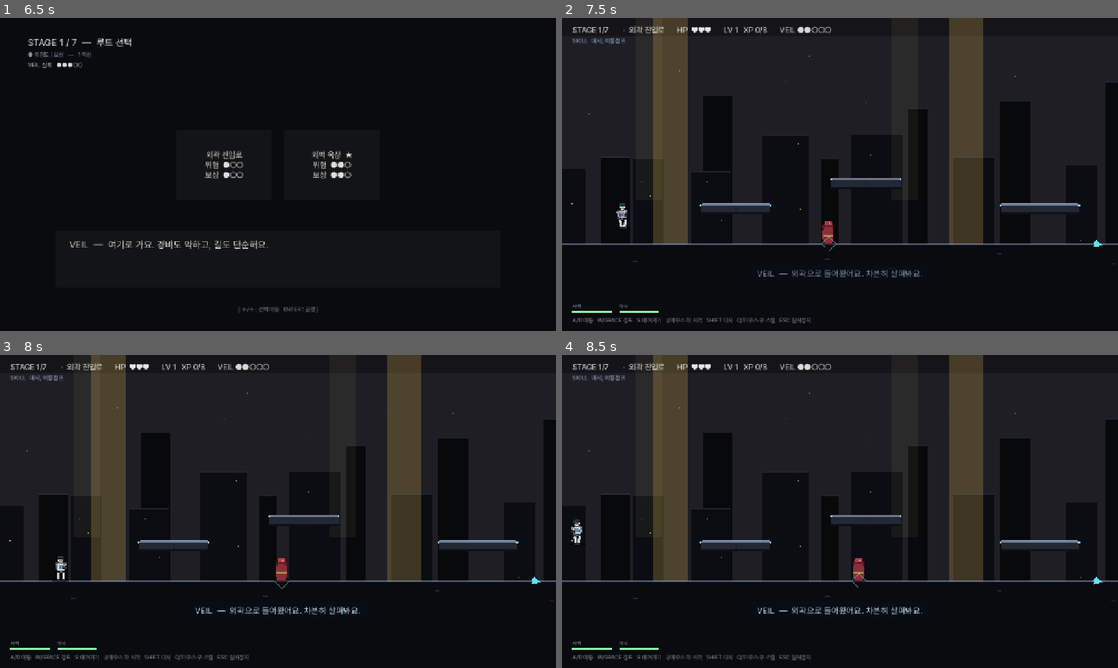
Above: before the commit, frames 1-4 (two rows, left to right).
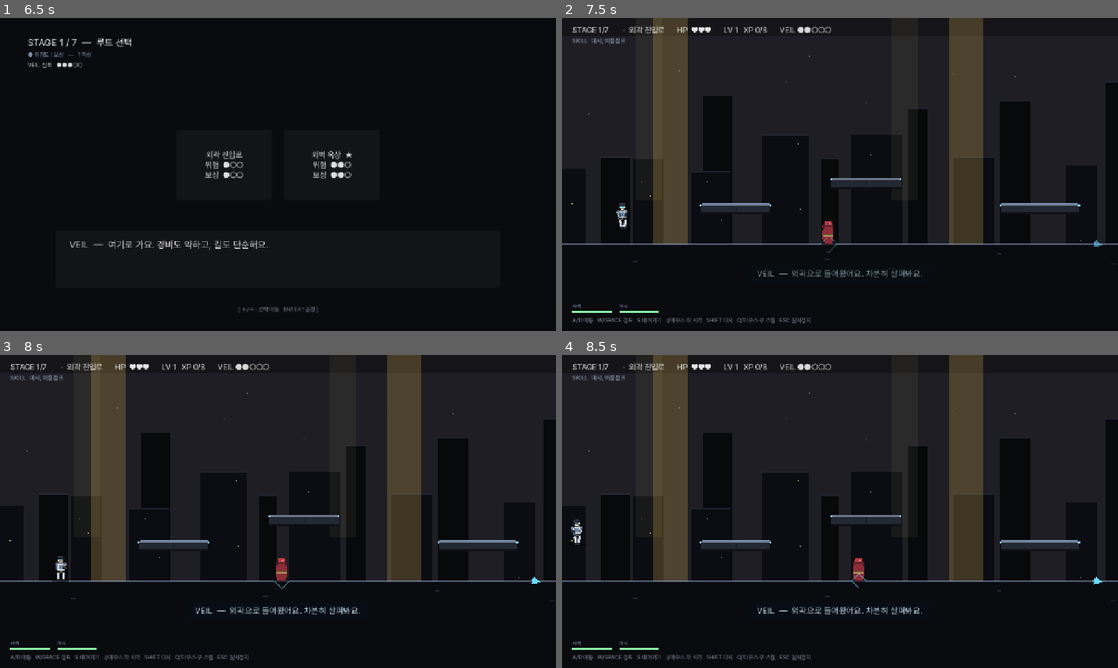
Above: after the commit, the same moments.

Repository: soomin007/EyesOnYou
Game: Godot game, scene res://scenes/main.tscn
Same seed, same stepped clock (60 frames per second), same inputs: the game is played once before the commit and once after it.
Inputs (mouse positions are in pixels of both pictures, inside the frame that each line leads up to):
- Up to frame 1 (6.5 s): click "게임 시작" at 0.5 s; click "일반 모드" at 1.25 s; click "바로 시작" at 2 s; tap Enter (ui_accept) at 2.75, 4.25, 5.75 s; move the mouse to (400, 158) at 2.77 s; press the mouse at (400, 158) at 2.78 s; hold D (move_right) 2.78-4.28 s; tap W (jump) at 3.02, 3.77, 5.27, 6.02 s; move the mouse to (166, 190) at 3.52 s; release the mouse at (166, 190) at 3.53 s; tap Shift (dash) at 3.6 s; move the mouse to (333, 105) at 4.27 s; hold A (move_left) 4.28-5.03 s; tap Q at 4.35 s; move the mouse to (250, 237) at 5.02 s; hold D (move_right) from 5.03 s (still down); tap E at 5.1 s; click (250, 237) at 5.17 s; move the mouse to (444, 221) at 5.77 s; tap Space at 5.85 s
- Up to frame 2 (7.5 s): release D (move_right) at 6.5 s; click "외곽 진입로 위험 ●○○ 보상 ●○○" at 6.5 s; click "확인" at 7.25 s
- Up to frame 3 (8 s): no input
- Up to frame 4 (8.5 s): move the mouse to (673, 464) at 8.02 s; hold A (move_left) from 8.03 s (still down); tap J at 8.1 s; tap W (jump) at 8.27 s

Frame 1 is identical in both runs. In frame 2, less than 0.1% of the frame differs, in the area x 46-98%, y 69-76%; in frame 3, less than 0.1%; in frame 4, less than 0.1%.

Commit message:
feat(sight): 레이더→VEIL의 봄 — 작가성 입히기 + ACT3 역전 동기화
플레이테스트 진단: 마커가 "레이더로 읽힘"(작가성 부재) + "ACT3 바뀐 줄 모름"(대비 부족).
두 핵심 목표가 둘 다 체감 실패 → A(작가성) + B(역전) 한 패스.

A 작가성 입히기 (레이더 → "누군가 너를 위해 짚어주는 봄"):
- 마커 등장 페이드인(+수축) — "방금 VEIL이 짚었다"는 인상
- 화면 밖 새 위협을 VEIL이 말로 방향 짚기(veil_calls_threat 시그널, 8방위 한국어).
  쿨다운 18s + 진입 멘트 보호 7s로 절제. 첫 1회는 "표시해 둘게요" 메타 소개
- 평시 화면안 reticle 또렷도 0.5→0.62 (존재감)

B ACT3 역전을 명백하게:
- degradation을 맵 진입이 아니라 ACT3 자막 트리거(_fire_act3_vision)에 동기화 —
  같은 맵 안에서 안정→붕괴 대비. "여기서부터는 잘 안 보여요" 자막과 마커 붕괴가 한 사건
- 역전 순간 일제 글리치(흔들림+흐려짐, 1.2s) + 암점 비율 강화(주기 1/3→0.45)
- degradation 중 35% 위협은 영구 소등 = "요원이 직접 봐야 한다"의 실물

Diff:
--- a/scripts/Stage.gd
+++ b/scripts/Stage.gd
@@ -121,6 +121,7 @@
 var veil_mistake_triggered: bool = false
 var ward_foreshadow_triggered: bool = false
 var act3_vision_triggered: bool = false
+var _veil_sight: VeilSight = null
 
 func _setup_veil_mistakes() -> void:
 	if GameState.playground_active:
@@ -256,6 +257,9 @@
 	if act3_vision_triggered:
 		return
 	act3_vision_triggered = true
+	# 역전을 한 사건으로 — 자막이 뜨는 바로 그 순간 VEIL의 마커가 무너진다(B).
+	if _veil_sight != null and is_instance_valid(_veil_sight):
+		_veil_sight.begin_degradation()
 	if line != "":
 		_show_veil_subtitle(line, 4.0)
 
@@ -282,10 +286,15 @@
 	add_child(layer)
 	var sight := VeilSight.new()
 	sight.player = player
-	var stage: int = GameState.current_stage
-	# 역전 baseline → ACT3에 무너짐: 초중반엔 안정적, ACT3(일반 stage5+/스토리 s3+)에 degradation.
-	sight.degraded = (stage >= 3) if GameState.story_mode else (stage >= 5)
+	sight.veil_calls_threat.connect(_on_veil_calls_threat)
 	layer.add_child(sight)
+	_veil_sight = sight
+	# degradation은 ACT3 자막 트리거(_fire_act3_vision)에 동기화한다 — 같은 맵 안에서
+	# 안정→붕괴 대비를 만들어 역전을 체감시키기 위해(B). 여기선 baseline(안정)으로만 시작.
+
+func _on_veil_calls_threat(text: String) -> void:
+	# VEIL이 화면 밖 위협을 말로 짚는다 — 마커를 "레이더"가 아닌 "누군가의 봄"으로 만드는 채널(A).
+	_show_veil_subtitle(text, 2.4)
 
 func _build_hidden_archive() -> void:
 	# 격리 서버실 — 적/가시/골 없음, 단말기 2개 시퀀스 후 자동 ENDING 전환
--- a/scripts/VeilSight.gd
+++ b/scripts/VeilSight.gd
@@ -1,35 +1,119 @@
 class_name VeilSight
 extends Control
 
-# ─── VEIL 시야 마킹 (시야=신뢰 파일럿, v3 §2 보류분) ───────────────────────
-# "VEIL이 요원 대신 본다"를 *플레이로 실연*하는 시스템. VEIL이 요원 주변의 모든 위협을 HUD로 짚어준다:
-#   - 화면 안 위협 → 시안색 다이아몬드 reticle (요원도 보니 은은하게)
-#   - 화면 밖 위협 → 화면 가장자리 화살표 ("네가 못 보는 걸 내가 본다") ← 핵심 가치
-#   - 공격 임박(조준/돌진/폭탄) → 경고색 주황으로 펄스 ("VEIL이 위험을 미리 짚어준다")
-# ACT3(degraded=true)에선 마커가 staggered하게 깜빡이고 군데군데 꺼진다 = "여기서부터는 잘 안 보여요"가
-# 글이 아니라 화면에서. 표시 안 된 위협은 요원이 직접 봐야 한다 = 역전이 플레이로.
+# ─── VEIL 시야 마킹 (시야=신뢰 파일럿, v3 §2) ───────────────────────
+# "VEIL이 요원 대신 본다"를 *플레이로 실연*한다. 핵심은 레이더가 아니라
+# "누군가 너를 위해 짚어준다"로 읽히게 하는 것:
+#   - 마커는 등장 시 페이드인(+수축) → "방금 VEIL이 짚었다"는 인상
+#   - 새 화면 밖 위협은 VEIL이 *말로 방향을 짚는다*(veil_calls_threat) → 시스템 표시가 아닌 누군가의 봄
+#   - ACT3 진입(begin_degradation)에 마커가 일제히 흔들리고 일부는 영영 꺼진다 → 역전이 화면에서
+# 화면 안 = 은은한 시안 다이아몬드(요원도 봄), 화면 밖 = 또렷한 가장자리 화살표(VEIL만 봄 ← 핵심 가치).
+# 공격 임박(조준/돌진/폭탄)은 경고 주황으로 펄스.
 #
-# 확장 이력: 처음엔 원거리/공중(저격수·드론·폭격기)만 마킹했으나 "있는지조차 모르겠다"는 피드백으로
-# 전 적 마킹 + 공격 경고 펄스 + 탐지 범위 확대(VEIL의 권한 강화). 길 제시는 다음 확장 후보.
+# 확장 이력: 저격수·공중만 → 전 적 마킹 + 공격 경고 펄스. 그러나 "레이더로 읽힌다 / ACT3 역전을
+# 모르겠다"는 피드백으로 (A) 작가성 입히기(페이드인·말걸기) + (B) degradation을 자막 트리거에
+# 동기화해 같은 맵 안에서 안정→붕괴 대비를 만든다.
+
+signal veil_calls_threat(text: String)
 
 var player: Node2D = null
-var degraded: bool = false  # ACT3 — 마커가 흐려지고 꺼짐
-
-const DETECT_RADIUS: float = 1400.0           # 이 안의 위협을 VEIL이 본다 (≈ 화면 한 칸 — 사용자: 범위 축소)
+
+const DETECT_RADIUS: float = 1400.0           # 이 안의 위협을 VEIL이 본다 (≈ 화면 한 칸)
 const CALM: Color = Color(0.42, 0.86, 1.0)    # 평시 — VEIL 시안 (자막 색과 통일감)
 const WARN: Color = Color(1.0, 0.55, 0.22)    # 공격 임박 — 경고 주황
 const EDGE_MARGIN: float = 48.0               # 화면 밖 화살표가 가장자리에서 떨어지는 여백
 const RETICLE_R: float = 17.0
+const FADE_IN: float = 0.35                    # 마커가 "짚어지는" 등장 시간
+const CALL_COOLDOWN: float = 18.0             # VEIL이 말로 짚는 최소 간격 (노이즈 방지)
+const MIN_CALL_TIME: float = 7.0             # 맵 진입 멘트 보호 — 이 전엔 말 안 함
+const GLITCH_DUR: float = 1.2                # 역전 순간 일제 붕괴 연출 길이
+const BLIND_PCT: int = 35                    # degradation 중 VEIL이 영영 못 보는 위협 비율(%)
 
 var _t: float = 0.0
+var _seen: Dictionary = {}                    # instance_id → 처음 본 _t (페이드인용)
+var _degrade_t: float = -1.0                  # >=0 이면 ACT3 degradation 진행 중 (시작 시각)
+var _intro_called: bool = false               # "표시해 둘게요" 메타 소개 1회
+var _last_call_t: float = -999.0
 
 func _ready() -> void:
 	mouse_filter = Control.MOUSE_FILTER_IGNORE
 	set_anchors_preset(Control.PRESET_FULL_RECT)
 
+# ACT3 자막("여기서부터는 잘 안 보여요")과 동기 호출 — 그 순간 마커가 무너진다.
+func begin_degradation() -> void:
+	if _degrade_t >= 0.0:
+		return
+	_degrade_t = _t
+
+func _is_degraded() -> bool:
+	return _degrade_t >= 0.0
+
 func _process(delta: float) -> void:
 	_t += delta
+	_scan_for_call()
 	queue_redraw()
+
+# 화면 밖에 새로 나타난 위협을 VEIL이 말로 짚는다(레이더 아님의 핵심). 쿨다운/진입보호로 절제.
+func _scan_for_call() -> void:
+	if player == null or not is_instance_valid(player):
+		return
+	if _t < MIN_CALL_TIME or (_t - _last_call_t) < CALL_COOLDOWN:
+		return
+	var xform: Transform2D = get_viewport().get_canvas_transform()
+	var view: Vector2 = get_viewport_rect().size
+	var ppos: Vector2 = player.global_position
+	for e in get_tree().get_nodes_in_group("enemy"):
+		if not (e is Node2D):
+			continue
+		var en: Node2D = e as Node2D
+		if not is_instance_valid(en) or bool(en.get("dead")):
+			continue
+		var wpos: Vector2 = en.global_position
+		if ppos.distance_to(wpos) > DETECT_RADIUS:
+			continue
+		var id: int = en.get_instance_id()
+		if _seen.has(id):
+			continue   # 이미 본 위협 — 새로 짚을 게 없음
+		var spos: Vector2 = xform * wpos
+		var off: bool = spos.x < 0.0 or spos.x > view.x or spos.y < 0.0 or spos.y > view.y
+		if off:
+			_call_threat(spos, view * 0.5)
+			return   # 한 번에 하나만 — _seen 등록은 _draw가 한다
+
+func _call_threat(spos: Vector2, center: Vector2) -> void:
+	_last_call_t = _t
+	var dir_txt: String = _direction_word(spos - center)
+	var line: String
+	if not _intro_called:
+		_intro_called = true
+		line = "위험은 제가 먼저 볼게요. 화면 끝에 표시해 둘게요."
+	elif _is_degraded():
+		line = dir_txt + "...일 거예요. 잘 안 보여요, 요원이 확인해줘요."
+	else:
+		line = dir_txt + ", 보여요? 제가 짚어둘게요."
+	veil_calls_threat.emit(line)
+
+# 화면 중심 대비 위협 방향 → 8방위 한국어 (화면 좌표: y 아래가 +)
+func _direction_word(d: Vector2) -> String:
+	if d.length() < 1.0:
+		return "가까이"
+	var deg: float = rad_to_deg(atan2(d.y, d.x))
+	if deg >= -22.5 and deg < 22.5:
+		return "오른쪽"
+	elif deg >= 22.5 and deg < 67.5:
+		return "오른쪽 아래"
+	elif deg >= 67.5 and deg < 112.5:
+		return "아래쪽"
+	elif deg >= 112.5 and deg < 157.5:
+		return "왼쪽 아래"
+	elif deg >= 157.5 or deg < -157.5:
+		return "왼쪽"
+	elif deg >= -157.5 and deg < -112.5:
+		return "왼쪽 위"
+	elif deg >= -112.5 and deg < -67.5:
+		return "위쪽"
+	else:
+		return "오른쪽 위"
 
 func _draw() -> void:
 	if player == null or not is_instance_valid(player):
@@ -38,44 +122,70 @@
 	var view: Vector2 = get_viewport_rect().size
 	var center: Vector2 = view * 0.5
 	var ppos: Vector2 = player.global_position
+	var degraded: bool = _is_degraded()
+	# 역전 순간 일제 붕괴 — 전환 직후 잠깐 전체 마커가 강하게 흔들리고 흐려진다.
+	var glitch: float = 0.0
+	if degraded:
+		var since: float = _t - _degrade_t
+		if since < GLITCH_DUR:
+			glitch = 1.0 - (since / GLITCH_DUR)
+	var alive: Dictionary = {}
 	for e in get_tree().get_nodes_in_group("enemy"):
 		if not (e is Node2D):
 			continue
 		var en: Node2D = e as Node2D
-		if not is_instance_valid(en):
-			continue
-		if bool(en.get("dead")):
+		if not is_instance_valid(en) or bool(en.get("dead")):
 			continue
 		var wpos: Vector2 = en.global_position
 		if ppos.distance_to(wpos) > DETECT_RADIUS:
 			continue
-		# 공격 임박 여부 — 경고색 + 빠른 펄스.
+		var id: int = en.get_instance_id()
+		alive[id] = true
+		if not _seen.has(id):
+			_seen[id] = _t
+		# degradation 중 일부 위협은 VEIL이 영영 못 본다 = 요원이 직접 봐야 함 (역전의 실물)
+		if degraded and (id % 100) < BLIND_PCT:
+			continue
 		var danger: bool = en.has_method("veil_is_telegraphing") and en.veil_is_telegraphing()
 		var col: Color = WARN if danger else CALM
-		var alpha_mul: float = 1.0
-		# ACT3 degradation — 위협별 staggered 깜빡임 + 암점.
+		# 등장 페이드인 — "방금 짚어진" 느낌
+		var appear: float = clamp((_t - float(_seen[id])) / FADE_IN, 0.0, 1.0)
+		var alpha_mul: float = appear
 		if degraded:
-			var phase: float = float(en.get_instance_id() % 997) * 0.0131
-			if fmod(_t * 0.9 + phase, 1.0) < 0.34:   # 주기의 1/3은 VEIL이 못 봄 → 마커 꺼짐
+			var phase: float = float(id % 997) * 0.0131
+			# 주기의 ~45%는 VEIL이 못 봄 → 마커 꺼짐 (평시 대비 확실히 더 자주)
+			if fmod(_t * 0.9 + phase, 1.0) < 0.45:
 				continue
-			alpha_mul = clamp(0.5 + 0.3 * sin(_t * 6.0 + phase), 0.22, 0.8)  # 남은 동안도 불안정
+			alpha_mul *= clamp(0.45 + 0.3 * sin(_t * 6.0 + phase), 0.18, 0.72)
+		if glitch > 0.0:
+			alpha_mul *= 1.0 - 0.6 * glitch * (0.5 + 0.5 * sin(_t * 40.0 + float(id)))
 		if danger:
-			alpha_mul *= 0.7 + 0.3 * sin(_t * 11.0)  # 경고 펄스
-		var spos: Vector2 = xform * wpos
+			alpha_mul *= 0.7 + 0.3 * sin(_t * 11.0)
+		var jitter: Vector2 = Vector2.ZERO
+		if glitch > 0.0:
+			jitter = Vector2(sin(_t * 37.0 + float(id)), cos(_t * 41.0 + float(id))) * 6.0 * glitch
+		var spos: Vector2 = xform * wpos + jitter
 		var on_screen: bool = spos.x >= 0.0 and spos.x <= view.x and spos.y >= 0.0 and spos.y <= view.y
 		if on_screen:
-			# 화면 안 — 요원도 볼 수 있으니 평시엔 은은하게, 위험할 땐 또렷하게.
+			# 화면 안 — 요원도 볼 수 있으니 평시엔 은은, 위험할 땐 또렷.
 			var rc: Color = col
-			rc.a *= (0.92 if danger else 0.5) * alpha_mul
-			_draw_reticle(spos, rc, danger)
+			rc.a *= (0.92 if danger else 0.62) * alpha_mul
+			_draw_reticle(spos, rc, danger, appear)
 		else:
 			# 화면 밖 — VEIL의 봄이 빛나는 곳. 또렷하게.
 			var ec: Color = col
 			ec.a *= alpha_mul
 			_draw_edge_arrow(spos, center, view, ec)
-
-func _draw_reticle(pos: Vector2, col: Color, danger: bool) -> void:
-	var r: float = RETICLE_R + (4.0 if danger else 0.0)
+	# 사라진 적 정리 (메모리 — _seen 무한 증가 방지)
+	if _seen.size() > alive.size():
+		for k in _seen.keys():
+			if not alive.has(k):
+				_seen.erase(k)
+
+func _draw_reticle(pos: Vector2, col: Color, danger: bool, appear: float) -> void:
+	# 등장 시 살짝 크게 시작해 수축 — 짚어지는 동작감.
+	var grow: float = 1.0 + (1.0 - appear) * 0.35
+	var r: float = (RETICLE_R + (4.0 if danger else 0.0)) * grow
 	var pts: PackedVector2Array = PackedVector2Array([
 		pos + Vector2(0.0, -r),
 		pos + Vector2(r, 0.0),
